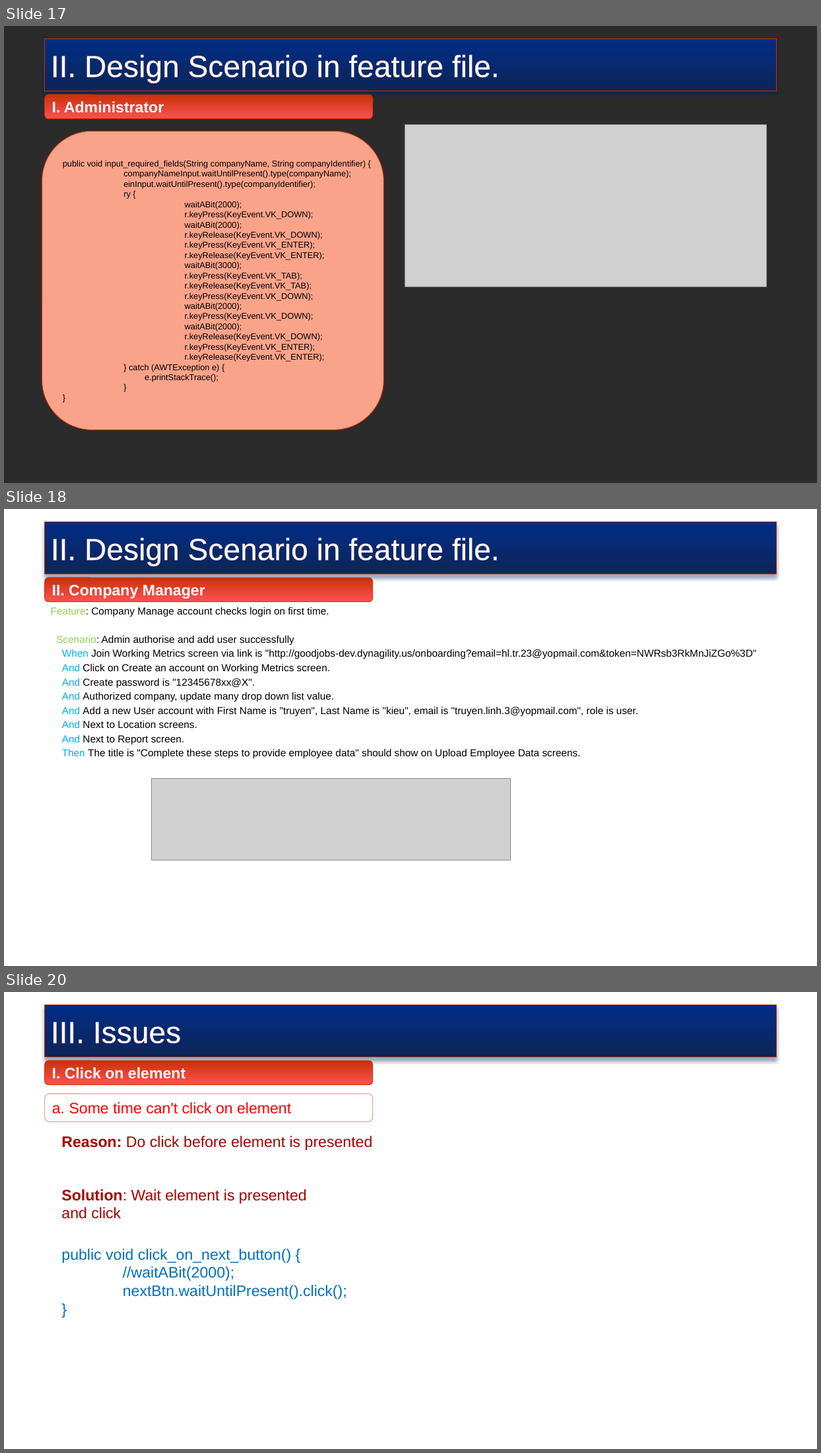
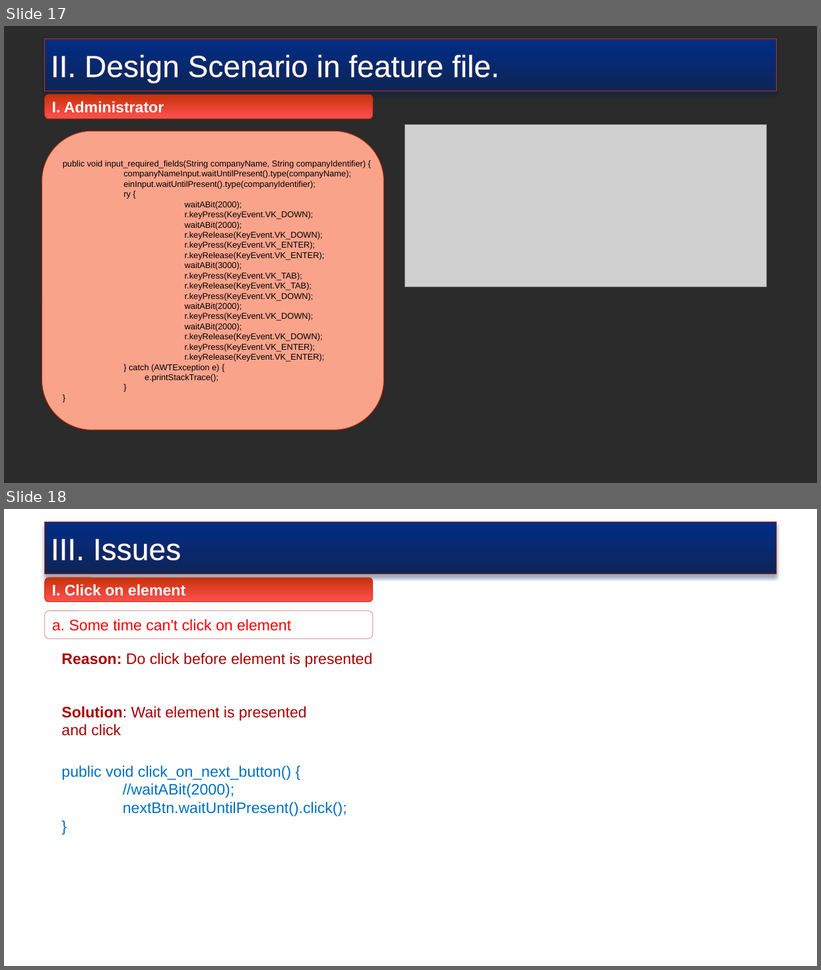
Before and after one commit to truyenkv/sharing, a slide deck: Sharing.pptx. Shown one above the other, each under a label of ours: slides 17, 18 and 20 before the commit, slides 17 and 18 after it; the slides between them are not shown. The pictures are 821x1453 and 821x970 pixels, drawn with LibreOffice and Linux fonts; fonts in the diff are those of the drawing; grey boxes stand for pictures; background and template pictures are left out; a plain dark background stands for a picture behind light text. Boxes give left, top, right and bottom in pixels: in the first picture for what was removed or moved away, otherwise in the second. Text is boxed around its words. In the diff, an @@ line names an element or a change of style, - is before the commit and + after.

```diff
--- a/Sharing.pptx
+++ b/Sharing.pptx
@@ slide 18 removed at (x1=4, y1=509, x2=817, y2=966), background picture (left out) @@
@@ rectangle removed at (x1=45, y1=522, x2=777, y2=574) @@
-II. Design Scenario in feature file.
@@ rounded rectangle removed at (x1=45, y1=578, x2=373, y2=602) @@
-II. Company Manager
@@ text removed at (x1=51, y1=607, x2=756, y2=759) @@
-Feature: Company Manage account checks login on first time.
-Scenario: Admin authorise and add user successfully
-When Join Working Metrics screen via link is "http://goodjobs-dev.dynagility.us/onboarding?email=hl.tr.23@yopmail.com&token=NWRsb3RkMnJiZGo%3D"
-And Click on Create an account on Working Metrics screen.
-And Create password is "12345678xx@X".
-And Authorized company, update many drop down list value.
-And Add a new User account with First Name is "truyen", Last Name is "kieu", email is "truyen.linh.3@yopmail.com", role is user.
-And Next to Location screens.
-And Next to Report screen.
-Then The title is "Complete these steps to provide employee data" should show on Upload Employee Data screens.
@@ picture removed at (x1=152, y1=779, x2=511, y2=861) @@
@@ what was slide 20 is now slide 18 @@
```
Also in this commit, not shown: 2 slides changed, 1 other slide removed.
